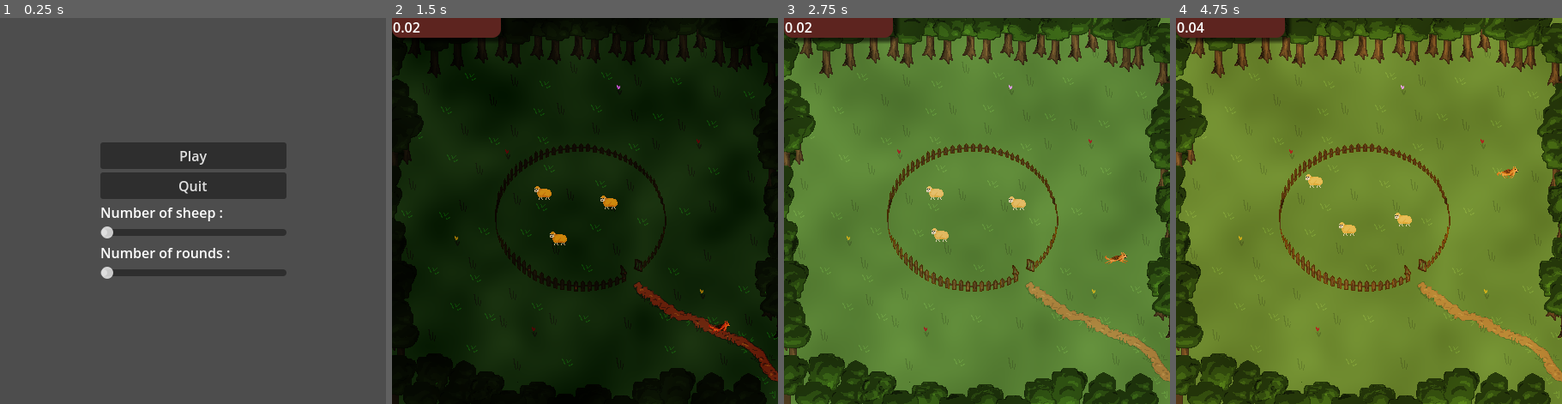
Above: before the commit, frames 1-4 (left to right).
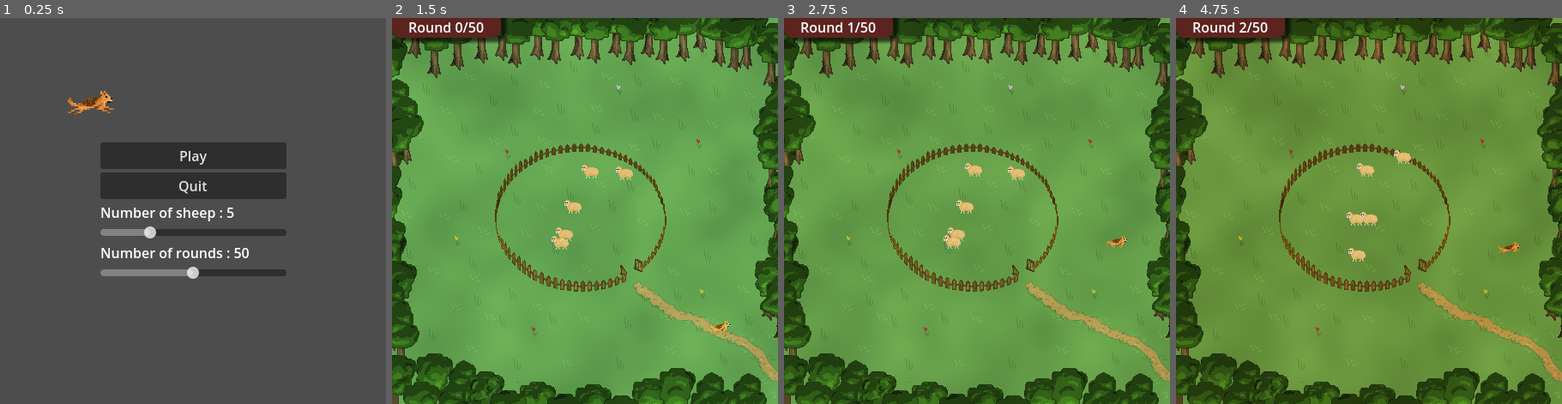
Above: after the commit, the same moments.

Repository: binaryHips/MAIgeAcademy
Game: Godot game, scene res://src/scenes/menu/Menu.tscn
Same seed, same stepped clock (60 frames per second), same inputs: the game is played once before the commit and once after it. Before the commit the project has no main scene; this scene is started directly in both runs.
Inputs (mouse positions are in pixels of both pictures, inside the frame that each line leads up to):
- Up to frame 1 (0.25 s): no input
- Up to frame 2 (1.5 s): click "Play" at 0.5 s; move the mouse to (669, 191) at 1.27 s; hold Right (ui_right) from 1.28 s (still down)
- Up to frame 3 (2.75 s): move the mouse to (899, 230) at 2.02 s; release Right (ui_right) at 2.03 s; hold Down (ui_down) from 2.03 s (still down)
- Up to frame 4 (4.75 s): move the mouse to (1407, 126) at 2.77 s; release Down (ui_down) at 2.78 s; hold Right (ui_right) 2.78-3.53 s; move the mouse to (1349, 288) at 3.52 s; hold Up (ui_up) 3.53-4.28 s; move the mouse to (1484, 268) at 4.27 s; hold Left (ui_left) from 4.28 s (still down)

The runs differ from the first frame. In frame 1, 1.2% of the frame differs, in the area x 17-65%, y 18-68%; in frame 2, 99%, in the area x 0-100%, y 0-100%; in frame 3, 77%; in frame 4, 1.2%.

Commit message:
dfgh

Diff:
--- a/project.godot
+++ b/project.godot
@@ -11,6 +11,7 @@
 [application]
 
 config/name="AIgricultor"
+run/main_scene="res://src/scenes/menu/Menu.tscn"
 config/features=PackedStringArray("4.3", "GL Compatibility")
 config/icon="res://icon.svg"
 
--- a/src/autoloads/gamemaster.gd
+++ b/src/autoloads/gamemaster.gd
@@ -3,6 +3,8 @@
 var time_between_turns:float = 0.5
 
 var length_in_rounds:int = 50
+
+var n_sheep:int = 5
 
 var world_state:Dictionary = {
 	"sheep_in" = [],
@@ -26,7 +28,6 @@
 func _ready() -> void:
 
 	add_child(turn_timer)
-	start_game()
 
 func start_game():
 	turn_timer.start()
--- a/src/scenes/UI/ui.gd
+++ b/src/scenes/UI/ui.gd
@@ -3,15 +3,17 @@
 
 func _ready():
 	$Panel.position = Vector2(0, -100)
+	$Panel/time.text = "[center]Round " + str(Gamemaster.round_count) + "/" + str(Gamemaster.length_in_rounds)
 
 func set_time(time:float):
-	$Panel/time.text = "[center]" + str(time)
+	$Panel/time.text = "[center]Round " + str(Gamemaster.round_count) + "/" + str(Gamemaster.length_in_rounds)
 
 
 func _on_h_slider_value_changed(value: float) -> void:
 
 	$Panel/VBoxContainer/turn_time.text = "Turn time (" + str(value) + "s)"
 	Gamemaster.time_between_turns = value
+	Gamemaster.turn_timer.wait_time = value
 
 var tween:Tween
 func _on_mouse_entered() -> void:
--- a/src/scenes/UI/ui.tscn
+++ b/src/scenes/UI/ui.tscn
@@ -45,10 +45,10 @@
 [node name="HSlider" type="HSlider" parent="Panel/VBoxContainer"]
 layout_mode = 2
 mouse_filter = 1
-min_value = 0.1
+min_value = 0.01
 max_value = 2.718
 step = 0.05
-value = 0.5
+value = 0.51
 exp_edit = true
 
 [node name="time" type="RichTextLabel" parent="Panel"]
@@ -58,11 +58,11 @@
 anchor_right = 0.282
 anchor_bottom = 0.276
 offset_top = 71.94
-offset_right = 0.0999985
+offset_right = 91.186
 offset_bottom = 90.052
 mouse_filter = 1
 bbcode_enabled = true
-text = "dfdf"
+text = "0.0"
 
 [connection signal="mouse_entered" from="." to="." method="_on_mouse_entered"]
 [connection signal="mouse_exited" from="." to="." method="_on_mouse_exited"]
--- a/src/scenes/main/main.gd
+++ b/src/scenes/main/main.gd
@@ -1,19 +1,30 @@
 extends Node2D
 
+const SHEEP = preload("res://src/scenes/sheep/sheep.tscn")
 
 @export var sky_colors:Gradient
 var col:Color
 func _ready() -> void:
 	Gamemaster.main_scene = self
 	Gamemaster.new_round.connect(on_new_round)
+	Gamemaster.start_game()
+	col = sky_colors.sample(0.0)
+	$ColorRect.material.set_shader_parameter("color", col)
 
+	for k in Gamemaster.n_sheep:
+		var sheep := SHEEP.instantiate()
+		add_child(sheep)
+		sheep.position = Vector2i(
+			randi_range(-100, 100),
+			randi_range(-100, 100)
+		)
 
 
 func on_new_round(curr_round:int):
 	if not sky_colors: return
 	var time_between_rounds = Gamemaster.time_between_turns * Gamemaster.turn_order.size()
 
-	var fac = 1.0 / Gamemaster.length_in_rounds * curr_round
+	var fac = min(1.0, 1.0 / Gamemaster.length_in_rounds * curr_round + 0.0001)
 
 	print("FAC "  ,fac)
 	$CanvasLayer/UI.set_time(fac)
@@ -30,7 +41,6 @@
 			time_between_rounds
 		)
 
-
 	col = newcol
 
 	tween.play()
--- a/src/scenes/main/main.tscn
+++ b/src/scenes/main/main.tscn
@@ -1,8 +1,7 @@
-[gd_scene load_steps=11 format=3 uid="uid://crnpbul23uwag"]
+[gd_scene load_steps=10 format=3 uid="uid://crnpbul23uwag"]
 
 [ext_resource type="Script" path="res://src/scenes/main/main.gd" id="1_733e2"]
 [ext_resource type="PackedScene" uid="uid://bnbyvqieew8wu" path="res://src/scenes/map/map.tscn" id="1_lwrs2"]
-[ext_resource type="PackedScene" uid="uid://b3noy08dla50m" path="res://src/scenes/sheep/sheep.tscn" id="2_rhssb"]
 [ext_resource type="PackedScene" uid="uid://c3h086n4tu8x5" path="res://src/scenes/chien/chien.tscn" id="3_7kmae"]
 [ext_resource type="Shader" path="res://resources/shaders/tint.gdshader" id="4_babmt"]
 [ext_resource type="PackedScene" uid="uid://b64eogwqgw02t" path="res://src/scenes/UI/ui.tscn" id="6_giq1u"]
@@ -31,15 +30,6 @@
 
 [node name="Map" parent="." instance=ExtResource("1_lwrs2")]
 
-[node name="sheep" parent="." instance=ExtResource("2_rhssb")]
-position = Vector2(-69, -69)
-
-[node name="sheep2" parent="." instance=ExtResource("2_rhssb")]
-position = Vector2(56, -20)
-
-[node name="sheep3" parent="." instance=ExtResource("2_rhssb")]
-position = Vector2(-62, 65)
-
 [node name="Chien" parent="." instance=ExtResource("3_7kmae")]
 position = Vector2(315, 272)
 
--- a/src/scenes/menu/Menu.tscn
+++ b/src/scenes/menu/Menu.tscn
@@ -1,6 +1,43 @@
-[gd_scene load_steps=2 format=3 uid="uid://vqro77kagm5m"]
+[gd_scene load_steps=7 format=3 uid="uid://vqro77kagm5m"]
 
 [ext_resource type="Script" path="res://src/scenes/menu/menu.gd" id="1_6s0fk"]
+[ext_resource type="Texture2D" uid="uid://wttefocce8u0" path="res://resources/images/chien_fixe.png" id="2_fsttc"]
+[ext_resource type="Texture2D" uid="uid://b0mlokg7skn1d" path="res://resources/images/chien_aboie.png" id="3_5dj14"]
+[ext_resource type="Texture2D" uid="uid://r6eipbpvslqq" path="res://resources/images/chien_cours.png" id="4_u3gfn"]
+[ext_resource type="Texture2D" uid="uid://dpubu47aoxb2s" path="res://resources/images/chien_cours2.png" id="5_reg57"]
+
+[sub_resource type="SpriteFrames" id="SpriteFrames_io443"]
+animations = [{
+"frames": [{
+"duration": 3.0,
+"texture": ExtResource("2_fsttc")
+}, {
+"duration": 1.0,
+"texture": ExtResource("3_5dj14")
+}],
+"loop": true,
+"name": &"aboie",
+"speed": 5.0
+}, {
+"frames": [{
+"duration": 1.5,
+"texture": ExtResource("4_u3gfn")
+}, {
+"duration": 1.5,
+"texture": ExtResource("5_reg57")
+}],
+"loop": true,
+"name": &"court",
+"speed": 5.0
+}, {
+"frames": [{
+"duration": 1.0,
+"texture": ExtResource("2_fsttc")
+}],
+"loop": true,
+"name": &"fixe",
+"speed": 5.0
+}]
 
 [node name="Menu" type="Control"]
 layout_mode = 3
@@ -45,6 +82,7 @@
 [node name="SheepNum" type="HSlider" parent="MarginContainer/VBoxContainer"]
 layout_mode = 2
 max_value = 20.0
+value = 5.0
 
 [node name="TurnText" type="RichTextLabel" parent="MarginContainer/VBoxContainer"]
 layout_mode = 2
@@ -53,6 +91,15 @@
 
 [node name="TurnNum" type="HSlider" parent="MarginContainer/VBoxContainer"]
 layout_mode = 2
+value = 50.0
+
+[node name="AnimatedSprite2D" type="AnimatedSprite2D" parent="."]
+texture_filter = 1
+position = Vector2(73, 62)
+scale = Vector2(2, 2)
+sprite_frames = SubResource("SpriteFrames_io443")
+animation = &"court"
+autoplay = "court"
 
 [connection signal="pressed" from="MarginContainer/VBoxContainer/Start" to="." method="_on_start_pressed"]
 [connection signal="pressed" from="MarginContainer/VBoxContainer/Quit" to="." method="_on_quit_pressed"]
--- a/src/scenes/menu/menu.gd
+++ b/src/scenes/menu/menu.gd
@@ -9,10 +9,21 @@
 	get_tree().quit()
 
 
+func _physics_process(delta: float) -> void:
+	$AnimatedSprite2D.global_position = $AnimatedSprite2D.global_position.move_toward(
+		get_global_mouse_position(),
+		delta * 200.0
+	)
+
+func _ready() -> void:
+	$MarginContainer/VBoxContainer/SheepText.text = "Number of sheep : " + str(Gamemaster.n_sheep)
+	$MarginContainer/VBoxContainer/TurnText.text = "Number of rounds : " + str(Gamemaster.length_in_rounds)
+
 func _on_sheep_num_value_changed(value: float) -> void:
 	$MarginContainer/VBoxContainer/SheepText.text = "Number of sheep : " + str(value)
+	Gamemaster.n_sheep = int(value)
 
 
 func _on_turn_num_value_changed(value: float) -> void:
 	$MarginContainer/VBoxContainer/TurnText.text = "Number of rounds : " + str(value)
-	Gamemaster.length_in_rounds = value
+	Gamemaster.length_in_rounds = int(value)
